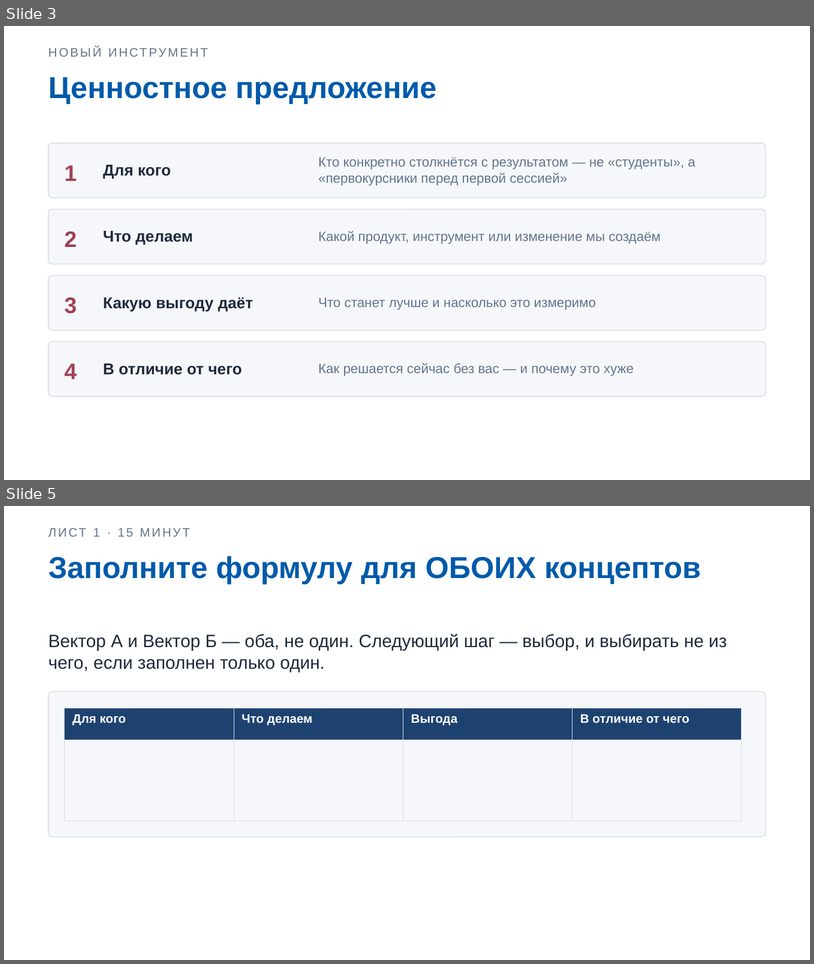
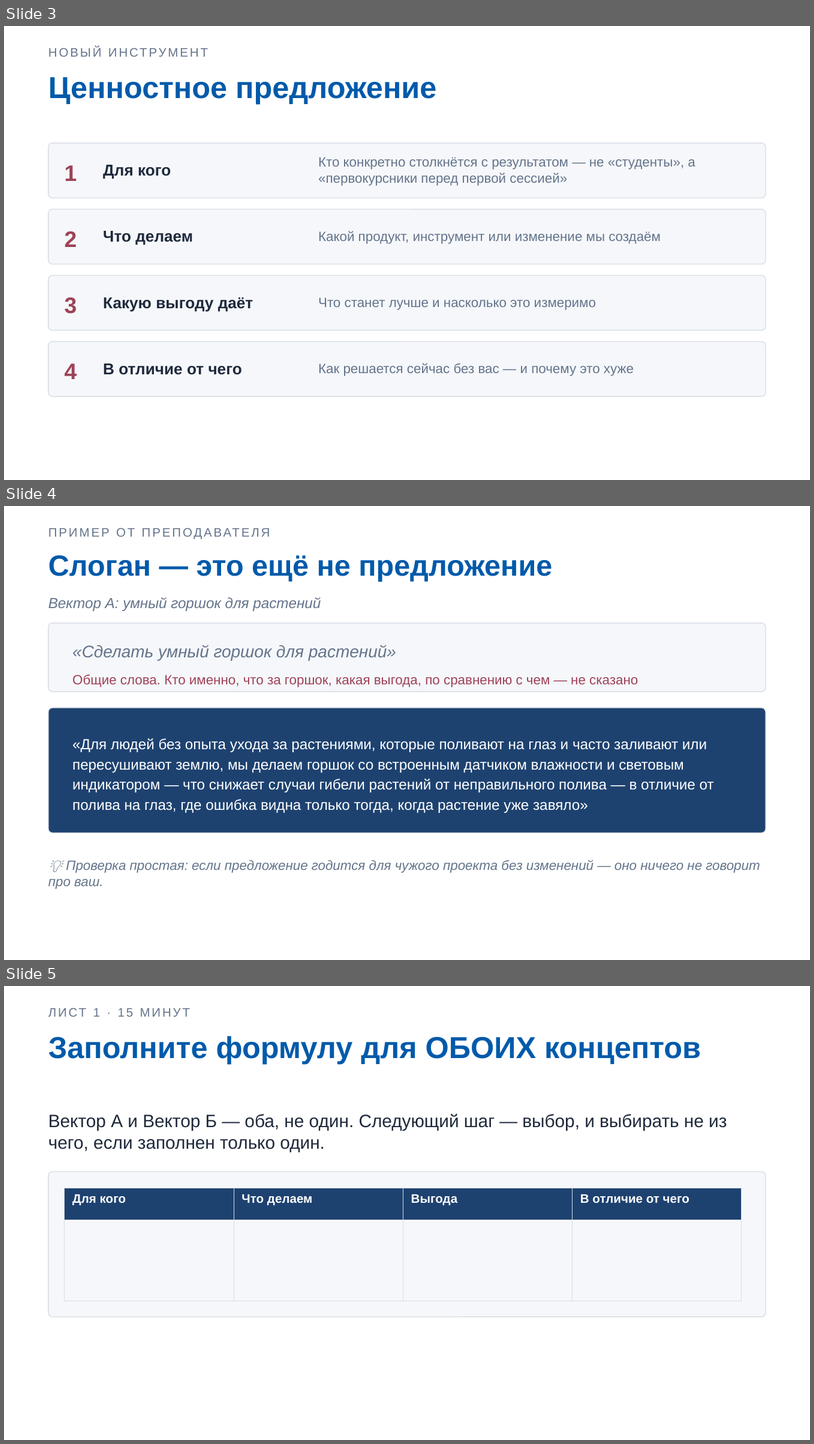
Before and after one commit to DimaMuhannad/OPD, a slide deck: zanyatiya/Zanyatie_02_Praktika1_Slaydy.pptx. Shown one above the other, each under a label of ours: slides 3 and 5 before the commit, slides 3, 4 and 5 after it; the slides between them are not shown. The pictures are 814x964 and 814x1444 pixels, drawn with LibreOffice and Linux fonts; fonts in the diff are those of the drawing. Boxes give left, top, right and bottom in pixels: in the first picture for what was removed or moved away, otherwise in the second. Text is boxed around its words. In the diff, an @@ line names an element or a change of style, - is before the commit and + after.

```diff
--- a/zanyatiya/Zanyatie_02_Praktika1_Slaydy.pptx
+++ b/zanyatiya/Zanyatie_02_Praktika1_Slaydy.pptx
@@ slide 4 added at bbox=[4, 506, 810, 960], background #FFFFFF @@
@@ text added at bbox=[48, 522, 766, 541], 11 pt, text #64748B @@
+ПРИМЕР ОТ ПРЕПОДАВАТЕЛЯ
@@ text added at bbox=[48, 555, 552, 581], 26 pt, text #005AAA, bold @@
+Слоган — это ещё не предложение
@@ text added at bbox=[48, 597, 321, 611], 13 pt, text #64748B, italic @@
+Вектор А: умный горшок для растений
@@ rounded rectangle added at bbox=[48, 623, 766, 691], fill #F5F7FA, outline #D8DEE6 0.75 pt @@
@@ text added at bbox=[72, 645, 396, 660], 15 pt, text #64748B, italic @@
+«Сделать умный горшок для растений»
@@ text added at bbox=[72, 674, 638, 687], 12 pt, text #9E4257 @@
+Общие слова. Кто именно, что за горшок, какая выгода, по сравнению с чем — не сказано
@@ rounded rectangle added at bbox=[48, 708, 766, 832], fill #1E4270, outline #D8DEE6 0.75 pt @@
@@ text added at bbox=[72, 738, 714, 813], 13 pt, text #FFFFFF @@
+«Для людей без опыта ухода за растениями, которые поливают на глаз и часто заливают или пересушивают землю, мы делаем горшок со встроенным датчиком влажности и световым индикатором — что снижает случаи гибели растений от неправильного полива — в отличие от полива на глаз, где ошибка видна только тогда, когда растение уже завяло»
@@ text added at bbox=[48, 859, 760, 889], 12 pt, text #64748B, italic @@
+💡 Проверка простая: если предложение годится для чужого проекта без изменений — оно ничего не говорит про ваш.
```
Also in this commit, not shown: 2 slides changed, 2 other slides added, 2 slides removed, 3 other files.
